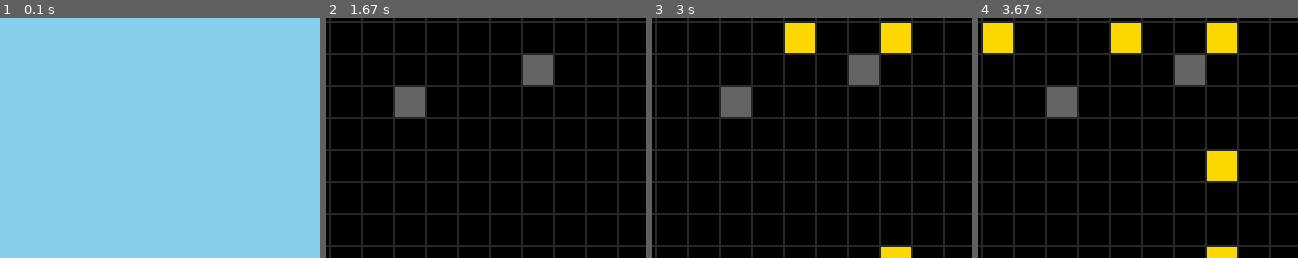
Above: before the commit, frames 1-4 (left to right).
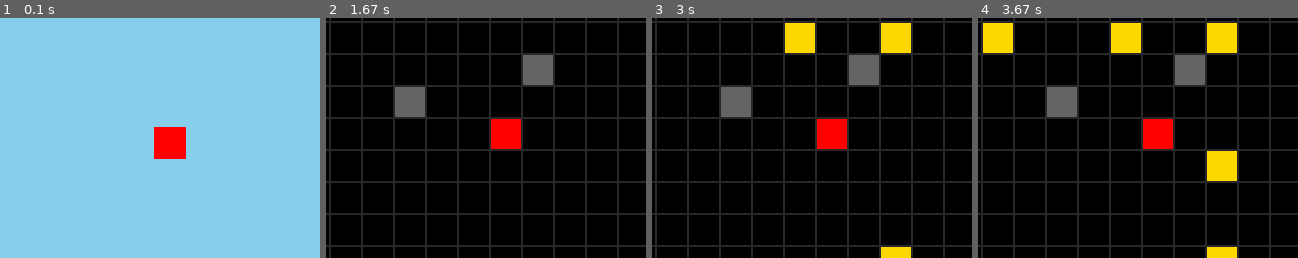
Above: after the commit, the same moments.

Repository: seopseop77/pygame_demo
Game: pygame game, started from project/main.py
Two runs of this game, one before a commit and one after it. Both use one fixed random seed, a clock stepped at 60 frames per second and the inputs below.
Inputs (mouse positions are % of the whole screen's width and height, from its top left):
- Up to frame 1 (0.1 s): no input
- Up to frame 2 (1.67 s): tap E at 0.33 s; click (82, 47) at 0.72 s; click (19, 35) at 1.05 s; click (62, 59) at 1.38 s
- Up to frame 3 (3 s): tap 5 at 1.73, 2.03 s; click (14, 47) at 1.75 s; click (88, 88) at 2.22 s; click (70, 42) at 2.55 s; click (86, 42) at 2.88 s
- Up to frame 4 (3.67 s): click (85, 70) at 3.22 s; click (54, 46) at 3.55 s
The pictures show only the part of the screen within x 49-99%, y 39-89%; the shares and areas given below are measured in that part.

The runs differ from the first frame. In frame 1, 1.3% of the frame differs, in the area x 48-59%, y 45-59%; in frame 2, 1.2%; in frame 3, 1.2%; in frame 4, 1.2%.

Commit message:
add gitignore file

Diff:
--- a/project/game/enemy.py
+++ b/project/game/enemy.py
@@ -2,7 +2,7 @@
 from .game_object import GameObject
 
 TILE_SIZE = 32
-MOVE_SPEED = 2
+MOVE_SPEED = -2
 
 class Enemy(GameObject):
     """Simple enemy that walks left and right."""
--- a/project/maps/level1.txt
+++ b/project/maps/level1.txt
@@ -7,7 +7,7 @@
 ....................
 ....................
 ....................
-....................
+...............G....
 ....................
 ....................
 ....................
Not shown, added: .gitignore
